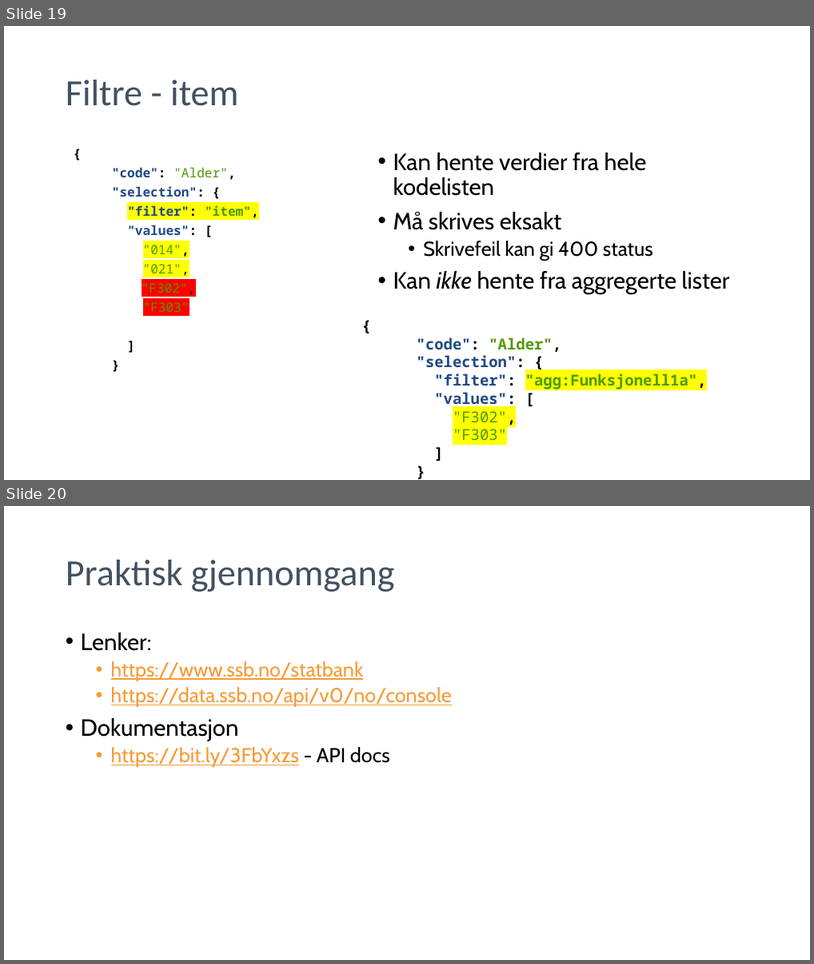
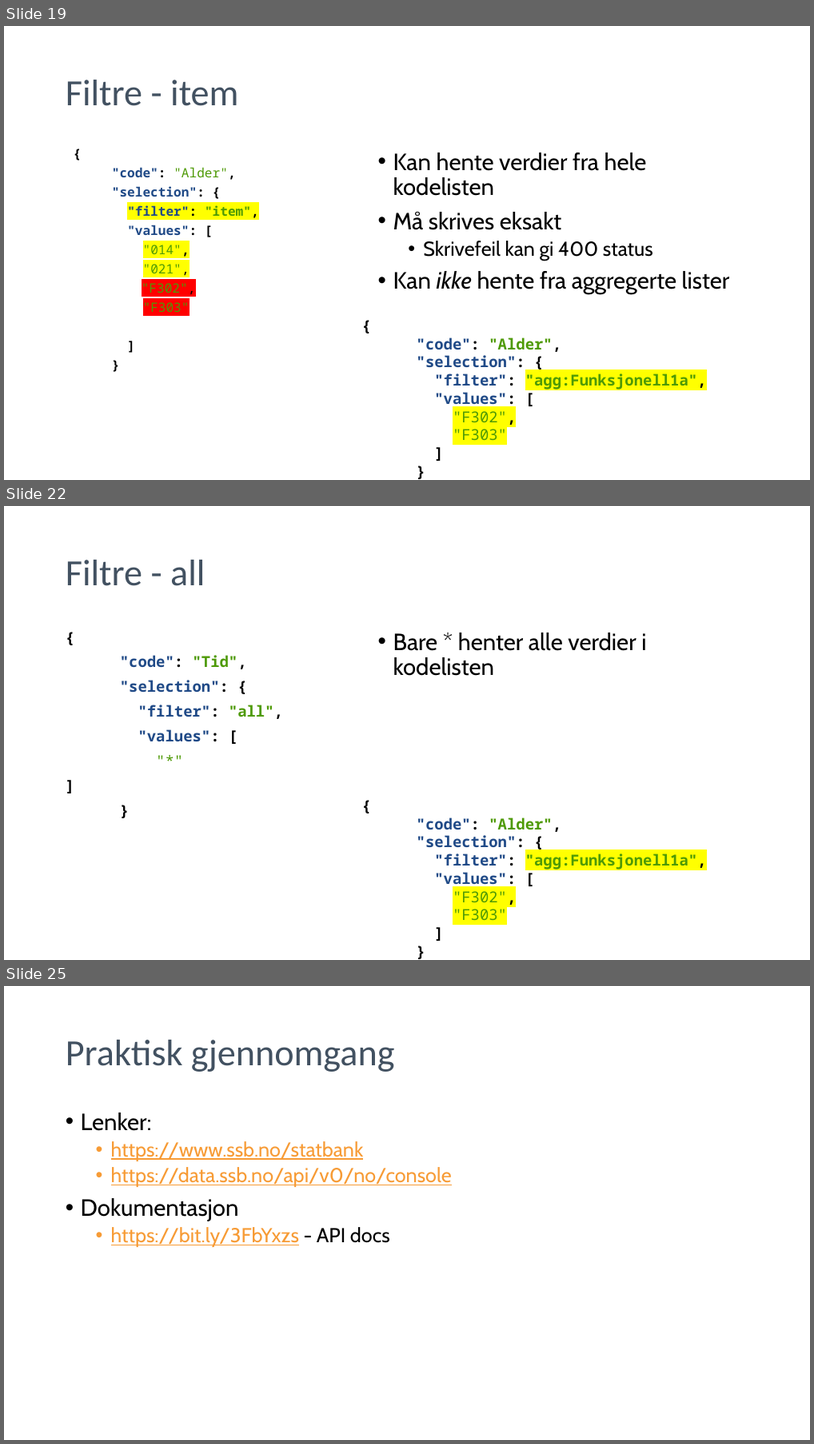
Before and after one commit to pandaAPIkurs/kursdata, a slide deck: Trinn2.pptx. Shown one above the other, each under a label of ours: slides 19 and 20 before the commit, slides 19, 22 and 25 after it; the slides between them are not shown. The pictures are 814x964 and 814x1444 pixels, drawn with LibreOffice and Linux fonts; fonts in the diff are those of the drawing; background and template pictures are left out. Boxes give left, top, right and bottom in pixels: in the first picture for what was removed or moved away, otherwise in the second. Text is boxed around its words. In the diff, an @@ line names an element or a change of style, - is before the commit and + after.

```diff
--- a/Trinn2.pptx
+++ b/Trinn2.pptx
@@ slide 22 added at (4,506,810,960), background #FFFFFF @@
@@ title added at (66,560,205,586), 44 pt, text #425161 @@
+Filtre - all
@@ text added at (394,632,646,676), 28 pt, text #000000 @@
+• Bare * henter alle verdier i kodelisten
@@ text added at (120,655,283,741), 18 pt, text #204A87, bold @@
+{
+"code": "Tid",
+"selection": {
+"filter": "all",
+"values": [
+"*"
+]
+}
@@ text added at (417,817,707,920), 18 pt, text #4E9A06, bold @@
+{
+"code": "Alder",
+"selection": {
+"filter": "agg:Funksjonell1a",
+"values": [
+"F302",
+"F303"
+]
+}
@@ what was slide 20 is now slide 25 @@
```
Also in this commit, not shown: 6 slides changed, 6 other slides added, 4 slides removed, 5 other files.
